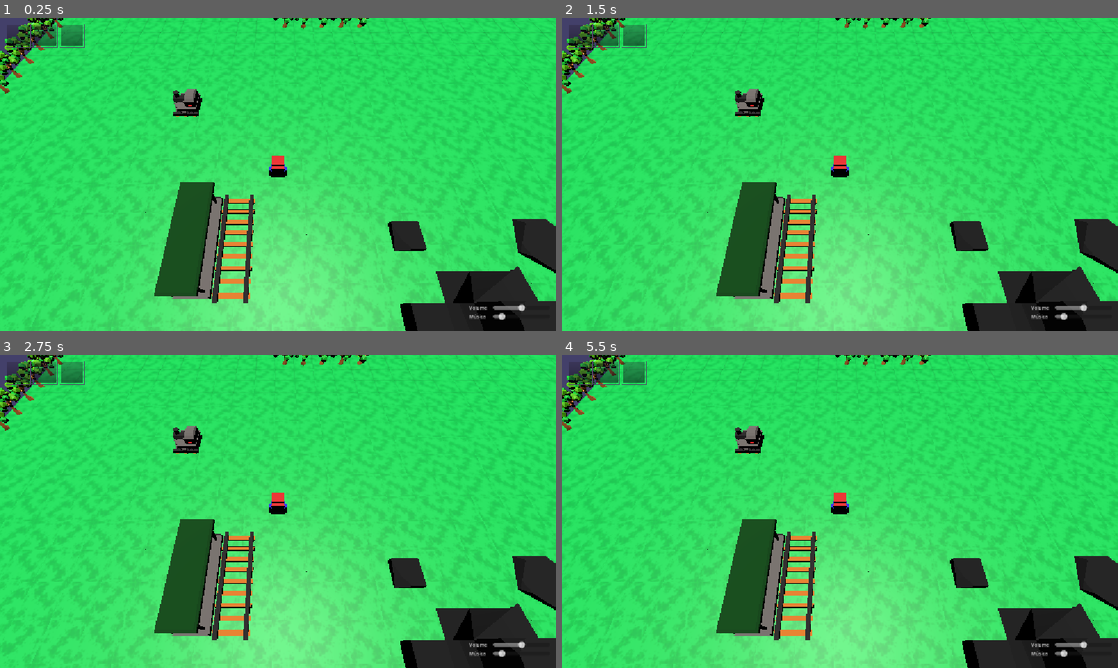
Above: before the commit, frames 1-4 (two rows, left to right).
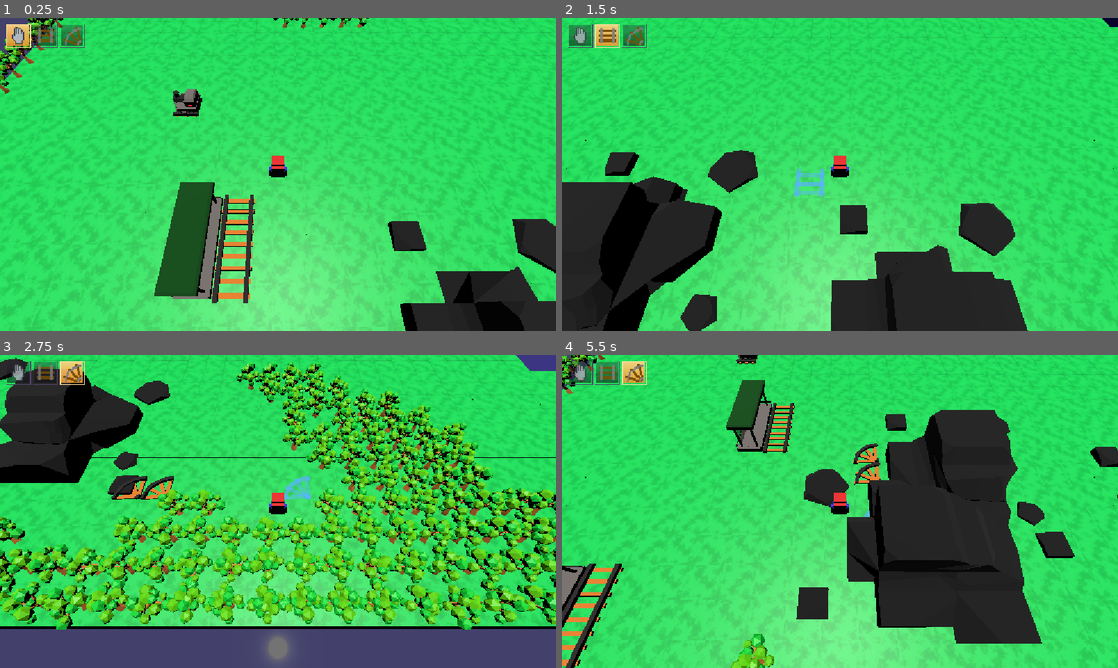
Above: after the commit, the same moments.

Repository: JoaoR090/godot-dev_de_jogos-2026-2
Game: Godot game, scene res://scenes/main.tscn
Same seed, same stepped clock (60 frames per second), same inputs: the game is played once before the commit and once after it. Sound files missing from this copy of the repository are replaced by a short silence.
Inputs (mouse positions are in pixels of both pictures, inside the frame that each line leads up to):
- Up to frame 1 (0.25 s): no input
- Up to frame 2 (1.5 s): tap Enter at 0.5 s; move the mouse to (962, 158) at 0.52 s; hold D (right) 0.53-1.28 s; hold 1 (1) 0.53-1.28 s; click (962, 158) at 0.67 s; tap 2 (2) at 0.8, 1.35 s; move the mouse to (728, 190) at 1.27 s; hold S (down) from 1.28 s (still down)
- Up to frame 3 (2.75 s): tap 3 (3) at 1.55 s; move the mouse to (333, 442) at 2.02 s; release S (down) at 2.03 s; hold D (right) from 2.03 s (still down); hold 3 (3) from 2.03 s (still down); click (333, 442) at 2.3 s
- Up to frame 4 (5.5 s): move the mouse to (812, 574) at 2.77 s; release D (right) at 2.78 s; release 3 (3) at 2.78 s; hold W (up) 2.78-3.53 s; click (812, 574) at 2.85 s; tap 1 (1) at 3.05 s; move the mouse to (1006, 558) at 3.52 s; hold 1 (1) 3.53-4.28 s; hold A (left) 3.53-5.03 s; tap 2 (2) at 3.8, 4.35 s; move the mouse to (673, 464) at 4.27 s; tap 3 (3) at 4.55 s; move the mouse to (867, 511) at 5.02 s; hold S (down) from 5.03 s (still down); hold 3 (3) from 5.03 s (still down); click (867, 511) at 5.3 s

The runs differ from the first frame. In frame 1, 0.7% of the frame differs, in the area x 1-95%, y 2-97%; in frame 2, 34%; in frame 3, 59%, in the area x 0-100%, y 0-100%; in frame 4, 37%.
Error before the commit: Parse Error: Identifier "_audio_walk" not declared in the current scope. (res://scripts/player.gd:22)

Commit message:
Revert "Merge branch 'master' of ssh://github.com/JoaoR090/godot-dev_de_jogos-2026-2"
This reverts commit 45cefb9ad6da1ef7afc3a3a0528fd7d2c153da79, reversing
changes made to 83e454e61f8dc4cc080496fedb98943f84116f72.

Diff:
--- a/scenes/main.tscn
+++ b/scenes/main.tscn
@@ -26,13 +26,13 @@
 transform = Transform3D(1, 0, 0, 0, 1, 0, 0, 0, 1, 0, -1, 0)
 cell_center_y = false
 
+[node name="ControladorDeJogo" type="Node" parent="." unique_id=1941115670 node_paths=PackedStringArray("trem")]
+script = ExtResource("6_ctrl")
+trem = NodePath("../Trem")
+
 [node name="HudInventario" type="CanvasLayer" parent="." unique_id=959760242 node_paths=PackedStringArray("jogador")]
 script = ExtResource("7_hud")
 jogador = NodePath("../Player")
-
-[node name="ControladorDeJogo" type="Node" parent="." unique_id=1941115670 node_paths=PackedStringArray("trem")]
-script = ExtResource("6_ctrl")
-trem = NodePath("../Trem")
 
 [node name="DirectionalLight3D" type="DirectionalLight3D" parent="." unique_id=1630397822]
 transform = Transform3D(1, 0, 0, 0, 8.940697e-08, 1, 0, -1, 8.940697e-08, 0, 20, 0)
--- a/scripts/controlador_de_jogo.gd
+++ b/scripts/controlador_de_jogo.gd
@@ -18,7 +18,6 @@
 @export var depurar: bool = false
 
 var estado: Estado = Estado.AGUARDANDO
-var _som_batida_tocado: bool = false
 
 # Aguarda o tempo inicial configurado e inicia o movimento automático.
 func _ready() -> void:
@@ -64,9 +63,6 @@
 
 	if saidas.is_empty():
 		print("Game Over")
-		if not _som_batida_tocado:
-			_som_batida_tocado = true
-			trem.tocar_batida()
 		encerrar_jogo()
 		return
 
--- a/scripts/hud_inventario.gd
+++ b/scripts/hud_inventario.gd
@@ -6,7 +6,6 @@
 ## para selecionar o item.
 
 const CAMINHO_ICONES: String = "res://assets/hud/trilhos/"
-const CAMINHO_MUSICA: String = "res://assets/music/planice-sem-trem.wav"
 
 const COR_BORDA_SLOT: Color = Color("#514467")
 const COR_BORDA_SLOT_ATIVO: Color = Color("#ffe0a3")
@@ -44,31 +43,11 @@
 var _fundo_slot_hover: GradientTexture2D
 var _fundo_slot_ativo: GradientTexture2D
 
-var _musica: AudioStreamPlayer
-var _slider_volume: HSlider
-var _slider_musica: HSlider
-
 
 func _ready() -> void:
 	layer = 10
-	_configurar_barramentos_audio()
 	_localizar_jogador()
 	_construir_interface()
-	_criar_controles_audio()
-
-	_musica = AudioStreamPlayer.new()
-	var stream_musica: AudioStream = _criar_stream_musica()
-	if stream_musica == null:
-		push_error("Não foi possível carregar %s" % CAMINHO_MUSICA)
-	else:
-		_musica.stream = stream_musica
-	_musica.bus = "Music"
-	_musica.volume_db = 0.0
-	_musica.process_mode = Node.PROCESS_MODE_ALWAYS
-	add_child(_musica)
-	_musica.finished.connect(_ao_musica_terminar)
-	if stream_musica != null and not _musica.playing:
-		_musica.play()
 
 	if is_instance_valid(jogador):
 		_vincular_jogador()
@@ -381,107 +360,3 @@
 	estilo.content_margin_bottom = margem
 
 	return estilo
-
-
-func _configurar_barramentos_audio() -> void:
-	var bus_sfx := AudioServer.get_bus_index("SFX")
-	if bus_sfx == -1:
-		AudioServer.add_bus()
-		bus_sfx = AudioServer.bus_count - 1
-		AudioServer.set_bus_name(bus_sfx, "SFX")
-		AudioServer.set_bus_send(bus_sfx, "Master")
-	AudioServer.set_bus_mute(bus_sfx, false)
-
-	var bus_musica := AudioServer.get_bus_index("Music")
-	if bus_musica == -1:
-		AudioServer.add_bus()
-		bus_musica = AudioServer.bus_count - 1
-		AudioServer.set_bus_name(bus_musica, "Music")
-		AudioServer.set_bus_send(bus_musica, "Master")
-	AudioServer.set_bus_mute(bus_musica, false)
-	AudioServer.set_bus_volume_db(bus_musica, 0.0)
-
-
-func _criar_controles_audio() -> void:
-	var margem := MarginContainer.new()
-	margem.name = "ControlesAudio"
-	margem.anchor_left = 1.0
-	margem.anchor_top = 1.0
-	margem.anchor_right = 1.0
-	margem.anchor_bottom = 1.0
-	margem.offset_left = -180.0
-	margem.offset_top = -56.0
-	margem.offset_right = -12.0
-	margem.offset_bottom = -12.0
-	margem.grow_horizontal = Control.GROW_DIRECTION_BEGIN
-	margem.grow_vertical = Control.GROW_DIRECTION_BEGIN
-	add_child(margem)
-
-	var vbox := VBoxContainer.new()
-	vbox.add_theme_constant_override("separation", 2)
-	margem.add_child(vbox)
-
-	_slider_volume = _criar_slider_linha(vbox, "Volume", "SFX", 0.5)
-	_slider_musica = _criar_slider_linha(vbox, "Música", "Music", 0.1)
-
-func _criar_slider_linha(pai: VBoxContainer, rotulo: String, bus: String, valor_inicial: float = 1.0) -> HSlider:
-	var linha := HBoxContainer.new()
-	linha.add_theme_constant_override("separation", 4)
-	pai.add_child(linha)
-
-	var texto := Label.new()
-	texto.text = rotulo
-	texto.custom_minimum_size.x = 46.0
-	texto.add_theme_font_size_override("font_size", 10)
-	texto.modulate = Color(1, 1, 1, 0.85)
-	linha.add_child(texto)
-
-	var slider := HSlider.new()
-	slider.min_value = 0.0
-	slider.max_value = 1.0
-	slider.step = 0.01
-	slider.value = valor_inicial
-	slider.size_flags_horizontal = Control.SIZE_EXPAND_FILL
-	slider.custom_minimum_size = Vector2(100.0, 12.0)
-	slider.value_changed.connect(_ao_alterar_volume.bind(bus))
-	linha.add_child(slider)
-
-	_ao_alterar_volume(valor_inicial, bus)
-	return slider
-
-
-func _ao_alterar_volume(valor: float, bus: String) -> void:
-	var indice := AudioServer.get_bus_index(bus)
-	if indice == -1:
-		return
-	AudioServer.set_bus_volume_db(indice, linear_to_db(maxf(valor, 0.0001)))
-	AudioServer.set_bus_mute(indice, valor <= 0.001)
-
-
-# Monta um AudioStreamWAV diretamente do arquivo para evitar depender do
-# recurso importado (que estava chegando vazio no player de música).
-func _criar_stream_musica() -> AudioStreamWAV:
-	var bytes: PackedByteArray = FileAccess.get_file_as_bytes(CAMINHO_MUSICA)
-	if bytes.is_empty():
-		return null
-	if bytes.size() < 44:
-		return null
-	if bytes.decode_u8(0) != 0x52 or bytes.decode_u8(1) != 0x49 or bytes.decode_u8(2) != 0x46:
-		return null
-	# Os dados PCM começam após o chunk 44-byte "RIFF....WAVEfmt ".
-	var dados: PackedByteArray = bytes.slice(44, bytes.size())
-	var stream := AudioStreamWAV.new()
-	stream.format = AudioStreamWAV.FORMAT_16_BITS
-	stream.stereo = true
-	stream.mix_rate = 48000
-	stream.loop_mode = AudioStreamWAV.LOOP_FORWARD
-	stream.loop_begin = 0
-	# loop_end é em frames (amostras por canal); 1 frame = 2 canais * 2 bytes.
-	stream.loop_end = dados.size() / 4
-	stream.data = dados
-	return stream
-
-
-func _ao_musica_terminar() -> void:
-	if is_instance_valid(_musica):
-		_musica.play()
--- a/scripts/player.gd
+++ b/scripts/player.gd
@@ -14,21 +14,6 @@
 
 
 func _ready() -> void:
-	if AudioServer.get_bus_index("SFX") == -1:
-		AudioServer.add_bus()
-		var bus_sfx := AudioServer.bus_count - 1
-		AudioServer.set_bus_name(bus_sfx, "SFX")
-		AudioServer.set_bus_send(bus_sfx, "Master")
-	_audio_walk = AudioStreamPlayer.new()
-	_audio_walk.stream = SFX_WALK
-	_audio_walk.bus = "SFX"
-	_audio_walk.volume_db = -6.0
-	add_child(_audio_walk)
-	_audio_place = AudioStreamPlayer.new()
-	_audio_place.stream = SFX_PLACE
-	_audio_place.bus = "SFX"
-	add_child(_audio_place)
-
 	if not is_instance_valid(grid_trilhos):
 		push_error("Atribua o GridMap de trilhos no Player.")
 		return
--- a/scripts/trem.gd
+++ b/scripts/trem.gd
@@ -1,18 +1,10 @@
 class_name Trem
 extends Node3D
-
-const SFX_TREM_LOOP: AudioStream = preload("res://assets/sfx/train_rail_loop.mp3")
-const SFX_CRASH: AudioStream = preload("res://assets/sfx/crash.wav")
-const LOOP_REINICIO_MS: int = 5000
 
 @export var trilhos: Trilhos
 @export var direcao_inicial: Direcao.Sentido = Direcao.Sentido.CIMA
 # Velocidade em unidades de mundo por segundo.
 @export var velocity: float = 1.0
-
-var _audio_loop: AudioStreamPlayer3D
-var _audio_batida: AudioStreamPlayer3D
-var _loop_inicio_ms: int = -1
 
 var posicao_trem: Vector3i
 var direcao_trem: Direcao.Sentido
@@ -20,33 +12,6 @@
 
 # Inicializa a posição e a orientação do trem na grade de trilhos.
 func _ready() -> void:
-	if AudioServer.get_bus_index("SFX") == -1:
-		AudioServer.add_bus()
-		var bus_sfx := AudioServer.bus_count - 1
-		AudioServer.set_bus_name(bus_sfx, "SFX")
-		AudioServer.set_bus_send(bus_sfx, "Master")
-	_audio_loop = AudioStreamPlayer3D.new()
-	var stream_loop: AudioStream = SFX_TREM_LOOP
-	if stream_loop is AudioStreamMP3:
-		var mp3 := stream_loop as AudioStreamMP3
-		mp3.loop = true
-		mp3.loop_offset = 0.0
-	_audio_loop.stream = stream_loop
-	_audio_loop.bus = "SFX"
-	_audio_loop.attenuation_model = AudioStreamPlayer3D.ATTENUATION_INVERSE_DISTANCE
-	_audio_loop.unit_size = 6.0
-	_audio_loop.max_distance = 64.0
-	add_child(_audio_loop)
-
-	_audio_batida = AudioStreamPlayer3D.new()
-	_audio_batida.stream = SFX_CRASH
-	_audio_batida.bus = "SFX"
-	_audio_batida.volume_db = 0.0
-	_audio_batida.attenuation_model = AudioStreamPlayer3D.ATTENUATION_INVERSE_DISTANCE
-	_audio_batida.unit_size = 6.0
-	_audio_batida.max_distance = 64.0
-	add_child(_audio_batida)
-
 	if not is_instance_valid(trilhos):
 		print("O trem precisa ter um nó Trilhos atribuído.")
 		return
@@ -99,32 +64,8 @@
 	_movendo = true
 	posicao_trem = proxima_posicao
 	direcao_trem = sentido
-	_garantir_loop_lancando()
 	await tween.finished
 	_movendo = false
-
-# Inicia o loop de trilhos se ainda não estiver tocando e se já se passaram
-# pelo menos LOOP_REINICIO_MS desde o último início (evita reiniciar a cada célula).
-func _garantir_loop_lancando() -> void:
-	if not is_instance_valid(_audio_loop):
-		return
-	if _audio_loop.playing:
-		return
-	var agora_ms := Time.get_ticks_msec()
-	if _loop_inicio_ms >= 0 and agora_ms - _loop_inicio_ms < LOOP_REINICIO_MS:
-		return
-	_loop_inicio_ms = agora_ms
-	_audio_loop.play()
-
-
-# Toca o som de batida no local do trem (one-shot) e encerra o loop de trilhos.
-func tocar_batida() -> void:
-	if is_instance_valid(_audio_loop):
-		_audio_loop.stop()
-	_loop_inicio_ms = -1
-	if is_instance_valid(_audio_batida):
-		_audio_batida.play()
-
 
 # Informa ao controlador se uma animação de movimento ainda está em andamento.
 func esta_movendo() -> bool:
Not shown, changed: assets/music/planice-sem-trem.wav.import
Not shown, changed: assets/sfx/train_rail_loop.mp3.import
